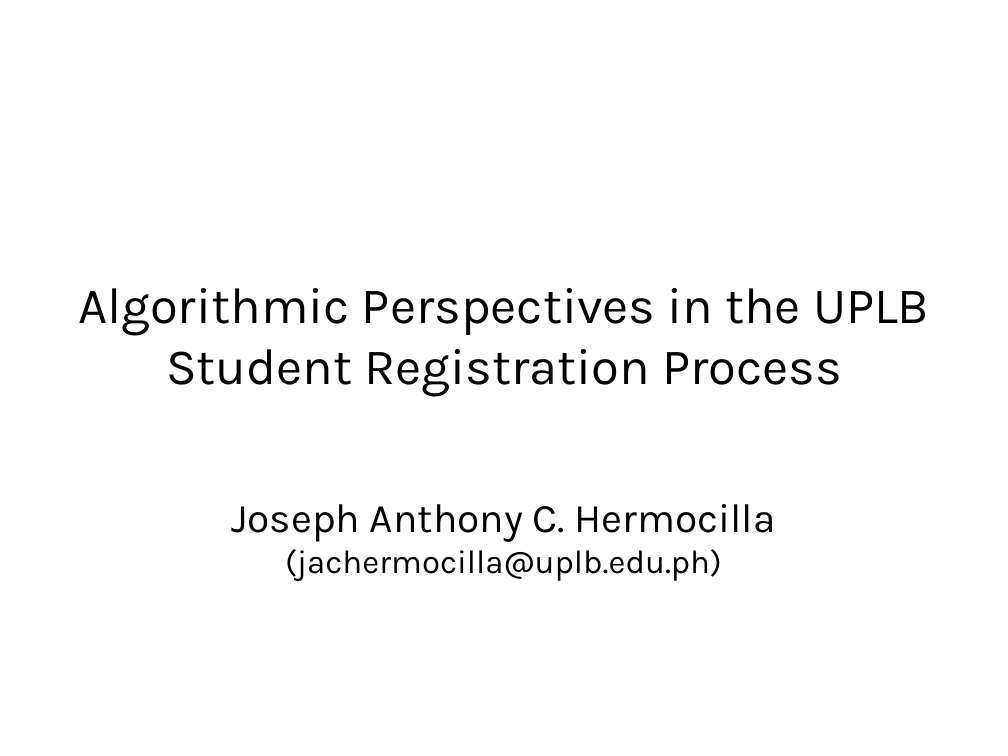
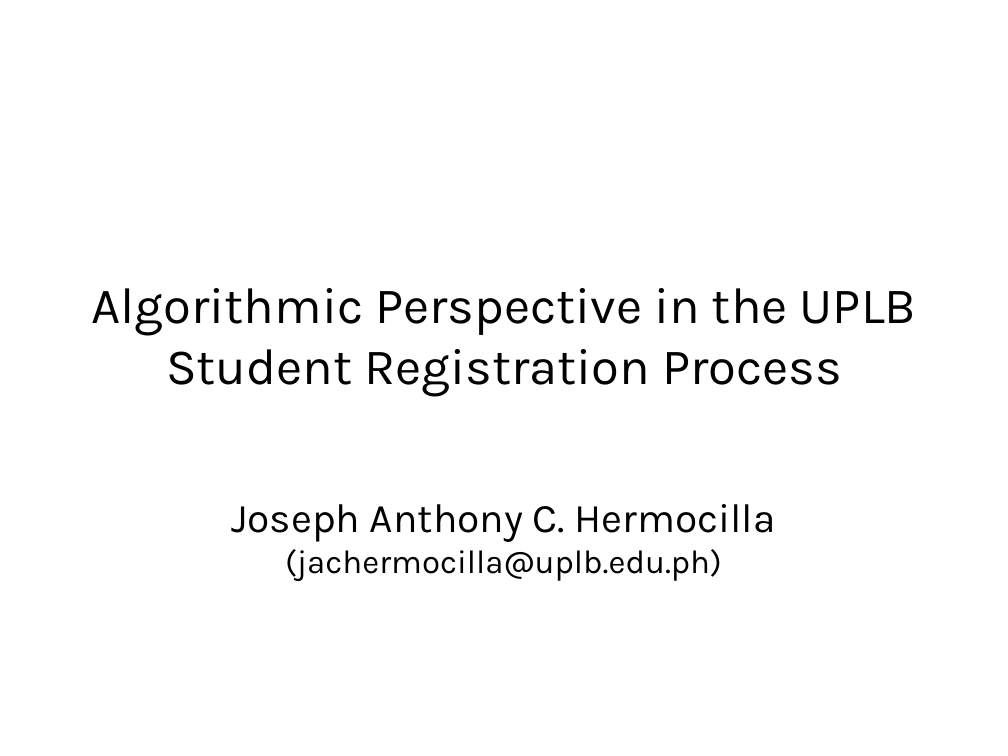
Before and after one commit to jachermocilla/jach-homepage, a slide deck: slide 1 of seminar-2008.odp. Drawn at 1008x756 pixels with LibreOffice and Linux fonts; fonts in the diff are those of the drawing. Boxes give left, top, right and bottom in pixels: in the first picture for what was removed or moved away, otherwise in the second. Text is boxed around its words. In the diff, an @@ line names an element or a change of style, - is before the commit and + after.

```diff
--- a/seminar-2008.odp
+++ b/seminar-2008.odp
@@ text at bbox=[92, 288, 917, 396]: text changed @@
-Algorithmic Perspectives in the UPLB Student Registration Process
+Algorithmic Perspective in the UPLB Student Registration Process
```
